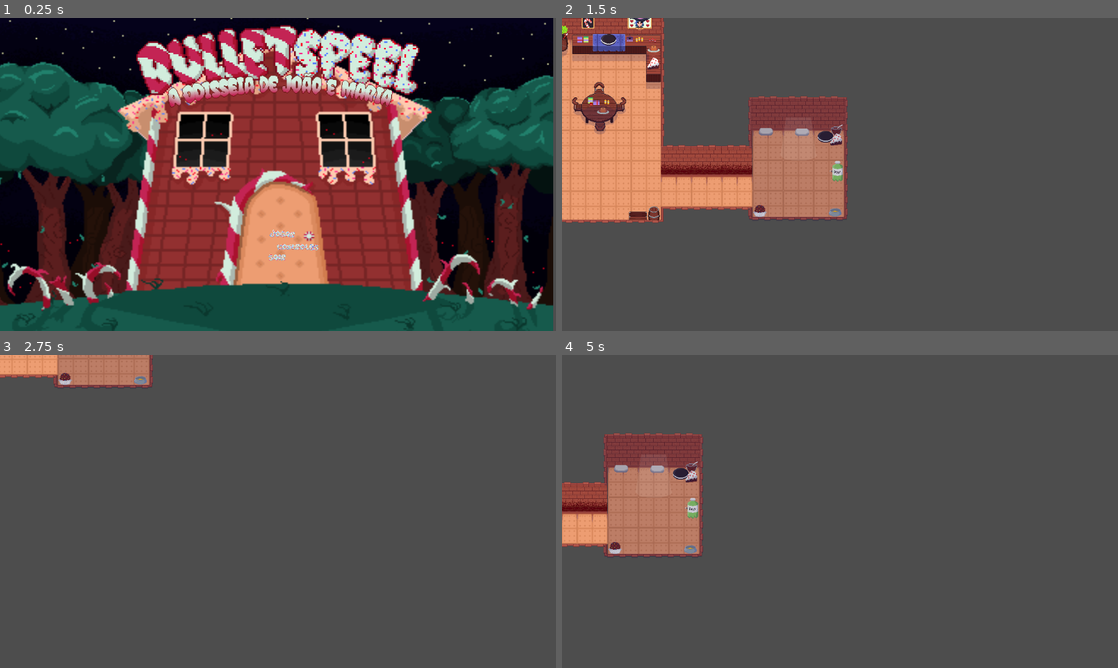
Above: before the commit, frames 1-4 (two rows, left to right).
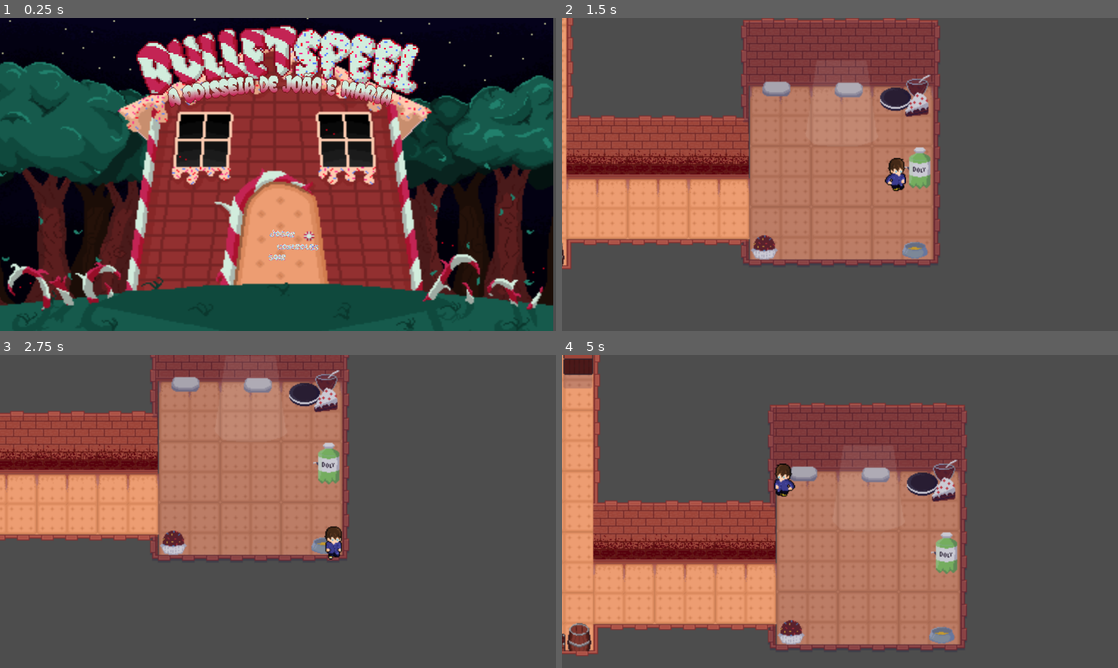
Above: after the commit, the same moments.

Repository: mtab-dev/bulletspeel
Game: Godot game, scene res://scenes/levels/main_menu.tscn
The game is run twice, just before and just after one commit, with the same random seed, the same clock (stepped at 60 frames per second) and the same inputs. The engine's default icon, where the game draws it, is replaced by a stand-in: a white triangle on a blue panel in a dark square.
Inputs (mouse positions are in pixels of both pictures, inside the frame that each line leads up to):
- Up to frame 1 (0.25 s): no input
- Up to frame 2 (1.5 s): click (862, 233) at 0.5 s; hold D (right) from 1.28 s (still down)
- Up to frame 3 (2.75 s): release D (right) at 2.03 s; hold S (down) from 2.03 s (still down)
- Up to frame 4 (5 s): release S (down) at 2.78 s; hold D (right) 2.78-3.53 s; hold W (up) 3.53-4.28 s; tap Enter at 4.25 s; hold A (left) from 4.28 s (still down)

The runs differ from the first frame. In frame 1, 1.9% of the frame differs, in the area x 0-100%, y 0-99%; in frame 2, 38%; in frame 3, 37%; in frame 4, 50%, in the area x 0-73%, y 0-97%.

Commit message:
feat: add player animations and movement

Diff:
--- a/scenes/levels/level_one.tscn
+++ b/scenes/levels/level_one.tscn
@@ -61,7 +61,24 @@
 size = Vector2(59.75, 118.375)
 
 [sub_resource type="RectangleShape2D" id="RectangleShape2D_cwfv4"]
-size = Vector2(266, 68)
+size = Vector2(266, 49.25)
+
+[sub_resource type="RectangleShape2D" id="RectangleShape2D_rx7ku"]
+size = Vector2(227, 47.5)
+
+[sub_resource type="RectangleShape2D" id="RectangleShape2D_b6l0o"]
+size = Vector2(48, 221)
+
+[sub_resource type="CapsuleShape2D" id="CapsuleShape2D_tlc56"]
+radius = 39.0
+height = 100.0
+
+[sub_resource type="CapsuleShape2D" id="CapsuleShape2D_citpl"]
+radius = 36.0
+height = 72.0
+
+[sub_resource type="RectangleShape2D" id="RectangleShape2D_kydtv"]
+size = Vector2(100, 42.75)
 
 [node name="levelOne" type="Node"]
 
@@ -335,10 +352,57 @@
 shape = SubResource("RectangleShape2D_nyour")
 
 [node name="CollisionShape2D63" type="CollisionShape2D" parent="collision"]
-position = Vector2(-581, -970)
+position = Vector2(-581, -960.625)
 shape = SubResource("RectangleShape2D_cwfv4")
 
+[node name="CollisionShape2D64" type="CollisionShape2D" parent="collision"]
+position = Vector2(399.5, -693.75)
+shape = SubResource("RectangleShape2D_rx7ku")
+
+[node name="CollisionShape2D65" type="CollisionShape2D" parent="collision"]
+position = Vector2(338, -1499)
+shape = SubResource("RectangleShape2D_rx7ku")
+
+[node name="CollisionShape2D66" type="CollisionShape2D" parent="collision"]
+position = Vector2(-130, -1463)
+shape = SubResource("RectangleShape2D_rx7ku")
+
+[node name="CollisionShape2D67" type="CollisionShape2D" parent="collision"]
+position = Vector2(-170, -741.5)
+shape = SubResource("RectangleShape2D_b6l0o")
+
+[node name="CollisionShape2D68" type="CollisionShape2D" parent="collision"]
+position = Vector2(-458, -836)
+shape = SubResource("RectangleShape2D_b6l0o")
+
+[node name="CollisionShape2D69" type="CollisionShape2D" parent="collision"]
+position = Vector2(-137, -97)
+shape = SubResource("CapsuleShape2D_tlc56")
+
+[node name="CollisionShape2D70" type="CollisionShape2D" parent="collision"]
+position = Vector2(-636, -166)
+shape = SubResource("CapsuleShape2D_tlc56")
+
+[node name="CollisionShape2D71" type="CollisionShape2D" parent="collision"]
+position = Vector2(-602, -806)
+shape = SubResource("CapsuleShape2D_citpl")
+
+[node name="CollisionShape2D72" type="CollisionShape2D" parent="collision"]
+position = Vector2(159, -685.75)
+shape = SubResource("RectangleShape2D_kydtv")
+
+[node name="CollisionShape2D74" type="CollisionShape2D" parent="collision"]
+position = Vector2(-635, -941)
+shape = SubResource("RectangleShape2D_kydtv")
+
+[node name="CollisionShape2D75" type="CollisionShape2D" parent="collision"]
+position = Vector2(-680, -939)
+shape = SubResource("RectangleShape2D_kydtv")
+
+[node name="CollisionShape2D73" type="CollisionShape2D" parent="collision"]
+position = Vector2(650, -687)
+shape = SubResource("RectangleShape2D_kydtv")
+
 [node name="player" parent="." instance=ExtResource("1_bvwrk")]
-visible = false
 position = Vector2(653, 392)
-speed = 500
+speed = 350
--- a/scenes/levels/main_menu.tscn
+++ b/scenes/levels/main_menu.tscn
@@ -191,7 +191,7 @@
 scale = Vector2(3.03684, 2.78333)
 sprite_frames = SubResource("SpriteFrames_2p16b")
 animation = &"menu-anim"
-frame_progress = 0.89298
+frame_progress = 0.290981
 
 [node name="logo" type="Sprite2D" parent="."]
 position = Vector2(569, 103)
--- a/scenes/player/player.tscn
+++ b/scenes/player/player.tscn
@@ -1,16 +1,144 @@
-[gd_scene load_steps=3 format=3 uid="uid://ixll8salrlv2"]
+[gd_scene load_steps=27 format=3 uid="uid://ixll8salrlv2"]
 
 [ext_resource type="Script" path="res://scripts/player.gd" id="1_qne2s"]
-[ext_resource type="Texture2D" uid="uid://dce486wyjspni" path="res://icon.svg" id="2_jkncs"]
+[ext_resource type="Texture2D" uid="uid://bn0id7mlvgv81" path="res://sprites/player/death/8b77ff9f-289f-4ccb-8312-cb5208f0a946.png" id="3_mygse"]
+[ext_resource type="Texture2D" uid="uid://iy1yr3r2q5ky" path="res://sprites/player/death/8de552b7-55d9-4c71-9c64-96cc8c05a791.png" id="4_c7xbw"]
+[ext_resource type="Texture2D" uid="uid://dm05rwy10fbj5" path="res://sprites/player/death/9c8d20d6-60fe-4df9-b73a-2fd927e9b901.png" id="5_5yqy4"]
+[ext_resource type="Texture2D" uid="uid://l2d40wv5n1e5" path="res://sprites/player/death/69e29bd0-a493-45ce-81ce-ec26bb2036e7.png" id="6_cxsvp"]
+[ext_resource type="Texture2D" uid="uid://bmk4oorn1cftc" path="res://sprites/player/death/105fcc10-04b9-4323-b530-5b27677d4e1c.png" id="7_g7rkv"]
+[ext_resource type="Texture2D" uid="uid://bfyrcm3wqhk68" path="res://sprites/player/death/683dce97-ba76-4b5b-b37e-7f1b13842887.png" id="8_fou8n"]
+[ext_resource type="Texture2D" uid="uid://b1nvt46qyin0" path="res://sprites/player/death/906fc5c9-e87d-4a58-9859-4bb946ec3242.png" id="9_4pfj1"]
+[ext_resource type="Texture2D" uid="uid://dqc8vvxwcduxx" path="res://sprites/player/down/30e06598-4fa0-4c12-8af9-dd0a0cf64480.png" id="10_j2kdm"]
+[ext_resource type="Texture2D" uid="uid://usg6jjfh1g1r" path="res://sprites/player/down/935bf161-2121-4f90-a9a4-a28d6e3323bb.png" id="11_sflnq"]
+[ext_resource type="Texture2D" uid="uid://8m1u5woi1na2" path="res://sprites/player/down/6031a5b4-7844-40f2-a5ed-b48a0e883cd6.png" id="12_0mfeg"]
+[ext_resource type="Texture2D" uid="uid://b0oe7hta70trw" path="res://sprites/player/down/e732c2c7-420e-43f0-96db-d2cf0f22973a.png" id="13_bjquu"]
+[ext_resource type="Texture2D" uid="uid://cig5cmre0gsbw" path="res://sprites/player/idle/4e9162bd-2640-49b3-86e6-9bdee7564df0.png" id="14_gbn5g"]
+[ext_resource type="Texture2D" uid="uid://fvg2bawk0ulw" path="res://sprites/player/idle/14ff8e61-5f39-4b0b-bbbf-bb1600c70707.png" id="15_obkl4"]
+[ext_resource type="Texture2D" uid="uid://4y5fnkli4gx3" path="res://sprites/player/idle/54ead715-bf56-43d5-9a01-742a1e9e768d.png" id="16_ia33e"]
+[ext_resource type="Texture2D" uid="uid://ccnw3r2rlu1t7" path="res://sprites/player/idle/c7aec954-6694-4f24-8f5f-663dbce59880.png" id="17_ca1co"]
+[ext_resource type="Texture2D" uid="uid://bv7j5slue7lvp" path="res://sprites/player/run/26b70154-50bd-44ae-b479-5dd70f8c8b27.png" id="18_pqbw2"]
+[ext_resource type="Texture2D" uid="uid://c0i3vl60owxax" path="res://sprites/player/run/b0e0a92a-a706-43b5-a803-3762480869e7.png" id="19_if00u"]
+[ext_resource type="Texture2D" uid="uid://b14hcppaeistw" path="res://sprites/player/run/dda6cb99-e98c-4d25-bee2-181cf67037b9.png" id="20_ipwuu"]
+[ext_resource type="Texture2D" uid="uid://o8udokwojumt" path="res://sprites/player/run/e5a81dde-8671-4de8-9eb0-f4cb74527bfa.png" id="21_a65dh"]
+[ext_resource type="Texture2D" uid="uid://bmua2xek7v5fv" path="res://sprites/player/up/2caff5cd-87f7-4657-96d4-d04947f8dd57.png" id="22_3fg6l"]
+[ext_resource type="Texture2D" uid="uid://cr76q1h0x2d0u" path="res://sprites/player/up/084eebaa-822f-4de3-990e-b15ff4303131.png" id="23_viuox"]
+[ext_resource type="Texture2D" uid="uid://c04qob3a6d6qh" path="res://sprites/player/up/979ebf81-8d9c-4751-a032-6e86c405b3a0.png" id="24_4hrux"]
+[ext_resource type="Texture2D" uid="uid://42af20t1kps0" path="res://sprites/player/up/7339ef4b-4aad-435f-a052-249c6dd3be75.png" id="25_gvx1o"]
 
-[node name="player" type="CharacterBody2D"]
+[sub_resource type="CapsuleShape2D" id="CapsuleShape2D_drh78"]
+
+[sub_resource type="SpriteFrames" id="SpriteFrames_icnwc"]
+animations = [{
+"frames": [{
+"duration": 1.0,
+"texture": ExtResource("3_mygse")
+}, {
+"duration": 1.0,
+"texture": ExtResource("4_c7xbw")
+}, {
+"duration": 1.0,
+"texture": ExtResource("5_5yqy4")
+}, {
+"duration": 1.0,
+"texture": ExtResource("6_cxsvp")
+}, {
+"duration": 1.0,
+"texture": ExtResource("7_g7rkv")
+}, {
+"duration": 1.0,
+"texture": ExtResource("8_fou8n")
+}, {
+"duration": 1.0,
+"texture": ExtResource("9_4pfj1")
+}],
+"loop": true,
+"name": &"death",
+"speed": 5.0
+}, {
+"frames": [{
+"duration": 1.0,
+"texture": ExtResource("10_j2kdm")
+}, {
+"duration": 1.0,
+"texture": ExtResource("11_sflnq")
+}, {
+"duration": 1.0,
+"texture": ExtResource("12_0mfeg")
+}, {
+"duration": 1.0,
+"texture": ExtResource("13_bjquu")
+}],
+"loop": true,
+"name": &"down",
+"speed": 5.0
+}, {
+"frames": [{
+"duration": 1.0,
+"texture": ExtResource("14_gbn5g")
+}, {
+"duration": 1.0,
+"texture": ExtResource("15_obkl4")
+}, {
+"duration": 1.0,
+"texture": ExtResource("16_ia33e")
+}, {
+"duration": 1.0,
+"texture": ExtResource("17_ca1co")
+}],
+"loop": true,
+"name": &"idle",
+"speed": 4.0
+}, {
+"frames": [{
+"duration": 1.0,
+"texture": ExtResource("18_pqbw2")
+}, {
+"duration": 1.0,
+"texture": ExtResource("19_if00u")
+}, {
+"duration": 1.0,
+"texture": ExtResource("20_ipwuu")
+}, {
+"duration": 1.0,
+"texture": ExtResource("21_a65dh")
+}],
+"loop": true,
+"name": &"run",
+"speed": 4.0
+}, {
+"frames": [{
+"duration": 1.0,
+"texture": ExtResource("22_3fg6l")
+}, {
+"duration": 1.0,
+"texture": ExtResource("23_viuox")
+}, {
+"duration": 1.0,
+"texture": ExtResource("24_4hrux")
+}, {
+"duration": 1.0,
+"texture": ExtResource("25_gvx1o")
+}],
+"loop": true,
+"name": &"up",
+"speed": 5.0
+}]
+
+[node name="player" type="CharacterBody2D" node_paths=PackedStringArray("animation")]
 script = ExtResource("1_qne2s")
-
-[node name="Sprite2D" type="Sprite2D" parent="."]
-texture = ExtResource("2_jkncs")
+animation = NodePath("AnimatedSprite2D")
 
 [node name="CollisionShape2D" type="CollisionShape2D" parent="."]
+shape = SubResource("CapsuleShape2D_drh78")
 
-[node name="AnimationPlayer" type="AnimationPlayer" parent="."]
+[node name="AnimatedSprite2D" type="AnimatedSprite2D" parent="."]
+sprite_frames = SubResource("SpriteFrames_icnwc")
+animation = &"run"
+frame_progress = 0.866035
 
 [node name="Camera2D" type="Camera2D" parent="."]
+ignore_rotation = false
+zoom = Vector2(2, 2)
+drag_horizontal_enabled = true
+drag_vertical_enabled = true
+editor_draw_limits = true
--- a/scripts/player.gd
+++ b/scripts/player.gd
@@ -1,15 +1,31 @@
 extends CharacterBody2D
 
 @export var speed: int = 10
+@export var animation: AnimatedSprite2D = null
+
 
 func horizontalMovement() -> void:
 	var input_direction: float = Input.get_action_raw_strength("right") - Input.get_action_strength("left")
 	velocity.x = input_direction * speed
+	if(velocity.x != 0):
+		animation.play('run')
+	if(velocity.x < 0):
+		animation.play("run")
+		animation.flip_h = true
+	elif(velocity.x > 0):
+		animation.play("run")
+		animation.flip_h = false
 	print(velocity.x)
 
 func verticalMovement() -> void:
 	var input_direction: float = Input.get_action_strength("down") - Input.get_action_strength("up")
 	velocity.y = input_direction * speed
+	if(velocity.y == 0):
+		animation.play("idle")
+	if(velocity.y < 0):
+		animation.play("up")
+	elif(velocity.y > 0):
+		animation.play("down")
 	print(velocity.y)
 
 func movement():
--- /dev/null
+++ b/scripts/player/texture.gd
@@ -0,0 +1,40 @@
+extends Sprite2D
+class_name PlayerTexture
+
+@export var animation: AnimatedSprite2D = null
+@export var player: CharacterBody2D
+var suffix: String
+var anim_time: int = 1
+var anim_name: String
+
+func animate(direction: Vector2) -> void:
+	verify_position(direction)
+	if direction.y != 0:
+		vertical_behavior(direction)
+	elif direction.x != 0:
+		horizontal_behavior(direction)
+	else:
+		idle_behavior()
+
+func verify_position(direction: Vector2) -> void:
+	if direction.x > 0:
+		flip_h = false
+
+	elif direction.x < 0:
+		flip_h = true
+
+func vertical_behavior(direction: Vector2) -> void:
+	if direction.y < 0:
+		animation.play("up")
+
+	elif direction.y > 0:
+		animation.play("down")
+
+
+
+func horizontal_behavior(direction: Vector2) -> void:
+	if direction.x != 0:
+		animation.play("run")
+
+func idle_behavior() -> void:
+	animation.play("idle")
Not shown: 1 places in scenes/levels/level_one.tscn that only renumber resources
Binary file added: sprites/player/death/105fcc10-04b9-4323-b530-5b27677d4e1c.png
Not shown, added: sprites/player/death/105fcc10-04b9-4323-b530-5b27677d4e1c.png.import
Binary file added: sprites/player/death/51ab8873-298e-4c85-8e5f-36f678f75ead.png
Not shown, added: sprites/player/death/51ab8873-298e-4c85-8e5f-36f678f75ead.png.import
Binary file added: sprites/player/death/683dce97-ba76-4b5b-b37e-7f1b13842887.png
Not shown, added: sprites/player/death/683dce97-ba76-4b5b-b37e-7f1b13842887.png.import
Binary file added: sprites/player/death/69e29bd0-a493-45ce-81ce-ec26bb2036e7.png
Not shown, added: sprites/player/death/69e29bd0-a493-45ce-81ce-ec26bb2036e7.png.import
Binary file added: sprites/player/death/8b77ff9f-289f-4ccb-8312-cb5208f0a946.png
Not shown, added: sprites/player/death/8b77ff9f-289f-4ccb-8312-cb5208f0a946.png.import
Binary file added: sprites/player/death/8de552b7-55d9-4c71-9c64-96cc8c05a791.png
(and 37 more such lines)
